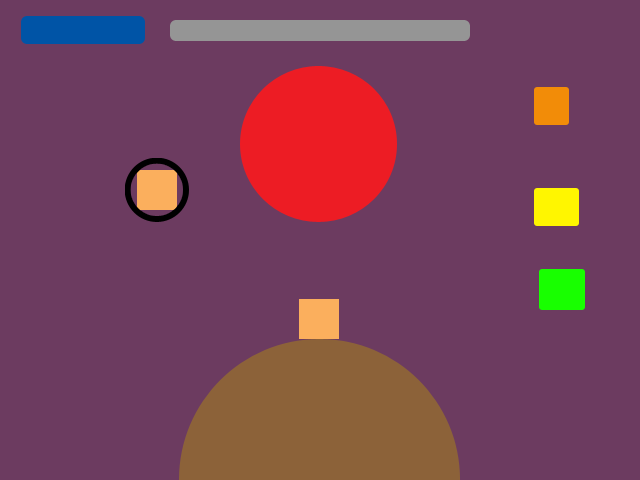
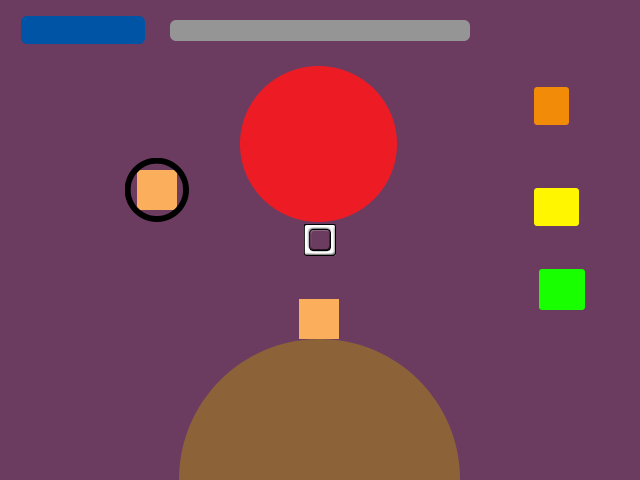
Before/after of a 640x480 layered artwork. What changed in the layer stack:
added layer "Layer 2" above "Shape 7" over [304, 224, 336, 256]
